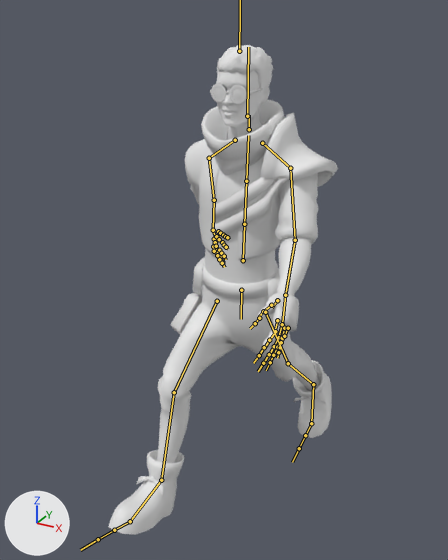
An edit to the FBX model Assets/Characters/Guy/Guy.fbx, drawn before and after from the same camera.
Both versions are drawn from a 50 mm lens placed at (0.997, -1.963, 1.881), pointed at (-0.061, -0.039, 0.92). Lighting does not change. The marker at lower left points along +X, +Y and +Z. Both versions are drawn at frame 1 of the action 'Armature|Action'; the numbers are the values there. The bones that bend it are drawn over the model as lines.

Names of what the first picture shows: 'Wolf3D_Body', 'Wolf3D_Glasses', 'Wolf3D_Hair', 'Wolf3D_Head', 'Wolf3D_Outfit_Bottom', 'Wolf3D_Outfit_Footwear', 'Wolf3D_Outfit_Top'.
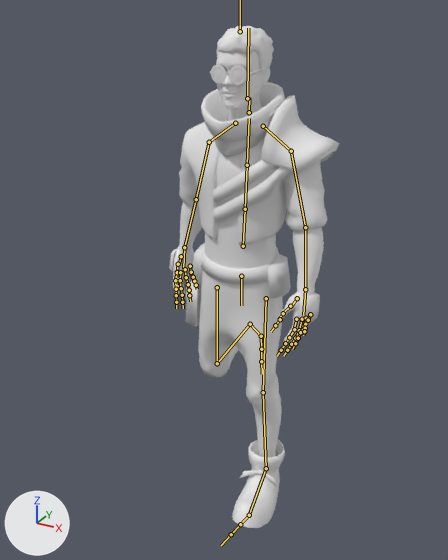
What differs and where, as boxes (x1, y1, x2, y2) in the pictures (448 x 560 px):
'Wolf3D_Outfit_Top', posed (12% wider)
    before: (185, 99, 338, 332)
    after: (169, 82, 340, 326)
'Wolf3D_Outfit_Bottom', posed (34% narrower)
    before: (157, 257, 319, 463)
    after: (185, 243, 291, 457)
'Wolf3D_Outfit_Footwear', posed
    before: (108, 360, 332, 535)
    after: (232, 440, 285, 528)
'Wolf3D_Head', posed
    before: (216, 70, 270, 140)
    after: (216, 51, 270, 121)
'Wolf3D_Hair', posed
    before: (217, 45, 273, 104)
    after: (217, 26, 274, 87)
'Wolf3D_Body', posed
    before: (257, 305, 288, 355)
    after: (173, 268, 310, 345)
'Wolf3D_Glasses', posed
    before: (210, 84, 263, 104)
    after: (210, 65, 263, 85)
bone 'Hips', root to tip
    before: (241, 290) to (241, 319)
    after: (241, 276) to (241, 305)
bone 'LeftArm', root to tip
    before: (290, 168) to (295, 240)
    after: (291, 151) to (305, 227)
bone 'LeftForeArm', root to tip
    before: (295, 240) to (285, 295)
    after: (305, 227) to (305, 289)
bone 'LeftHand', root to tip
    before: (285, 295) to (282, 322)
    after: (305, 289) to (303, 315)
bone 'RightArm', root to tip
    before: (209, 158) to (214, 200)
    after: (209, 142) to (196, 199)
bone 'RightForeArm', root to tip
    before: (214, 200) to (213, 230)
    after: (196, 199) to (184, 247)
bone 'RightHand', root to tip
    before: (213, 230) to (216, 238)
    after: (184, 247) to (183, 268)
bone 'LeftUpLeg', root to tip
    before: (265, 312) to (288, 363)
    after: (266, 298) to (263, 392)
bone 'LeftLeg', root to tip
    before: (288, 363) to (313, 384)
    after: (263, 392) to (266, 468)
bone 'LeftFoot', root to tip
    before: (313, 384) to (311, 423)
    after: (266, 468) to (249, 515)
bone 'LeftToeBase', root to tip
    before: (311, 423) to (305, 435)
    after: (249, 515) to (240, 524)
bone 'RightUpLeg', root to tip
    before: (217, 301) to (174, 392)
    after: (217, 287) to (217, 363)
bone 'RightLeg', root to tip
    before: (174, 392) to (161, 480)
    after: (217, 363) to (250, 324)
bone 'RightFoot', root to tip
    before: (161, 480) to (130, 521)
    after: (250, 324) to (261, 336)
bone 'RightToeBase', root to tip
    before: (130, 521) to (114, 530)
    after: (261, 336) to (261, 349)

Patch to the scene script:
```diff
--- a/Assets/Characters/Guy/Guy.fbx.py
+++ b/Assets/Characters/Guy/Guy.fbx.py
@@ bone_hips @@
 bone_hips = bpy.data.objects['Armature'].pose.bones['Hips']
-bone_hips.location = (0.0, 0.091, 0.0)
+bone_hips.location = (0.0, 0.032, 0.0)
@@ bone_leftarm @@
 bone_leftarm = bpy.data.objects['Armature'].pose.bones['LeftArm']  # child of 'LeftShoulder'
-bone_leftarm.rotation_quaternion = (0.95, 0.038, -0.115, 0.287)  # degrees (0, -14, 34)
+bone_leftarm.rotation_quaternion = (0.989, 0.029, -0.064, 0.133)  # degrees (2, -8, 15)
@@ bone_leftforearm @@
 bone_leftforearm = bpy.data.objects['Armature'].pose.bones['LeftForeArm']  # child of 'LeftArm'
-bone_leftforearm.rotation_quaternion = (0.999, 0.039, -0.028, -0.005)  # degrees (5, -3, -1)
+bone_leftforearm.rotation_quaternion = (0.982, 0.094, 0.059, -0.15)  # degrees (10, 8, -17)
@@ bone_lefthand @@
 bone_lefthand = bpy.data.objects['Armature'].pose.bones['LeftHand']  # child of 'LeftForeArm'
-bone_lefthand.rotation_quaternion = (0.967, -0.174, -0.165, -0.085)  # degrees (-19, -20, -7)
+bone_lefthand.rotation_quaternion = (0.983, -0.092, -0.147, -0.057)  # degrees (-10, -17, -5)
@@ bone_rightarm @@
 bone_rightarm = bpy.data.objects['Armature'].pose.bones['RightArm']  # child of 'RightShoulder'
-bone_rightarm.rotation_quaternion = (0.937, 0.097, -0.169, 0.29)  # degrees (5, -22, 33)
+bone_rightarm.rotation_quaternion = (0.993, 0.037, -0.044, 0.1)  # degrees (4, -5, 11)
@@ bone_rightforearm @@
 bone_rightforearm = bpy.data.objects['Armature'].pose.bones['RightForeArm']  # child of 'RightArm'
-bone_rightforearm.rotation_quaternion = (0.989, -0.054, -0.059, 0.128)  # degrees (-7, -6, 15)
+bone_rightforearm.rotation_quaternion = (0.999, 0.022, 0.018, 0.026)  # degrees (3, 2, 3)
@@ bone_righthand @@
 bone_righthand = bpy.data.objects['Armature'].pose.bones['RightHand']  # child of 'RightForeArm'
-bone_righthand.rotation_quaternion = (0.942, -0.108, 0.31, 0.075)  # degrees (-11, 37, 5)
+bone_righthand.rotation_quaternion = (0.929, -0.093, 0.357, -0.015)  # degrees (-14, 41, -7)
@@ bone_leftupleg @@
 bone_leftupleg = bpy.data.objects['Armature'].pose.bones['LeftUpLeg']  # child of 'Hips'
-bone_leftupleg.rotation_quaternion = (0.968, -0.25, 0.012, 0.0)  # degrees (-29, 1, 0)
+bone_leftupleg.rotation_quaternion = (0.997, 0.082, -0.004, 0.0)  # degrees (9, 0, 0)
@@ bone_leftleg @@
 bone_leftleg = bpy.data.objects['Armature'].pose.bones['LeftLeg']  # child of 'LeftUpLeg'
-bone_leftleg.rotation_quaternion = (0.994, -0.106, 0.008, 0.0)  # degrees (-12, 1, 0)
+bone_leftleg.rotation_quaternion = (1.0, -0.031, 0.002, 0.0)  # degrees (-4, 0, 0)
@@ bone_leftfoot @@
 bone_leftfoot = bpy.data.objects['Armature'].pose.bones['LeftFoot']  # child of 'LeftLeg'
-bone_leftfoot.rotation_quaternion = (1.0, -0.031, 0.002, -0.001)  # degrees (-4, 0, 0)
+bone_leftfoot.rotation_quaternion = (0.999, 0.039, -0.003, 0.002)  # degrees (4, 0, 0)
@@ bone_lefttoebase @@
 bone_lefttoebase = bpy.data.objects['Armature'].pose.bones['LeftToeBase']  # child of 'LeftFoot'
-bone_lefttoebase.rotation_quaternion = (0.957, 0.291, -0.011, 0.017)  # degrees (34, -2, 1)
+bone_lefttoebase.rotation_quaternion = (0.999, 0.042, -0.002, 0.002)  # degrees (5, 0, 0)
@@ bone_rightupleg @@
 bone_rightupleg = bpy.data.objects['Armature'].pose.bones['RightUpLeg']  # child of 'Hips'
-bone_rightupleg.rotation_quaternion = (0.923, 0.381, 0.055, -0.022)  # degrees (45, 7, 0)
+bone_rightupleg.rotation_quaternion = (0.999, -0.041, -0.013, -0.019)  # degrees (-5, -2, -2)
@@ bone_rightleg @@
 bone_rightleg = bpy.data.objects['Armature'].pose.bones['RightLeg']  # child of 'RightUpLeg'
-bone_rightleg.rotation_quaternion = (0.976, -0.209, -0.024, 0.05)  # degrees (-24, -1, 6)
+bone_rightleg.rotation_quaternion = (0.748, -0.661, -0.059, 0.025)  # degrees (-83, -3, 7)
@@ bone_rightfoot @@
 bone_rightfoot = bpy.data.objects['Armature'].pose.bones['RightFoot']  # child of 'RightLeg'
-bone_rightfoot.rotation_quaternion = (1.0, 0.027, 0.003, 0.01)  # degrees (3, 0, 1)
+bone_rightfoot.rotation_quaternion = (0.994, -0.105, -0.005, 0.007)  # degrees (-12, 0, 1)
@@ bone_righttoebase @@
 bone_righttoebase = bpy.data.objects['Armature'].pose.bones['RightToeBase']  # child of 'RightFoot'
-bone_righttoebase.rotation_quaternion = (0.997, -0.07, -0.038, -0.013)  # degrees (-8, -4, -1)
+bone_righttoebase.rotation_quaternion = (1.0, -0.003, -0.005, -0.005)  # degrees (0, -1, -1)
```
